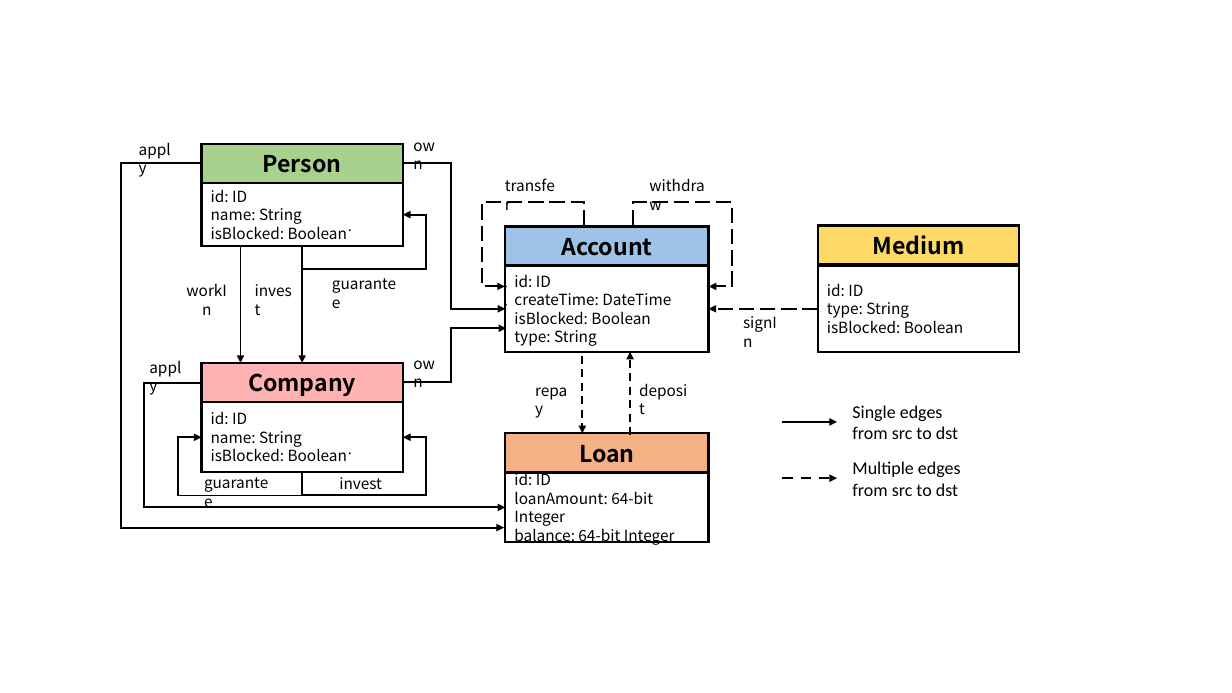
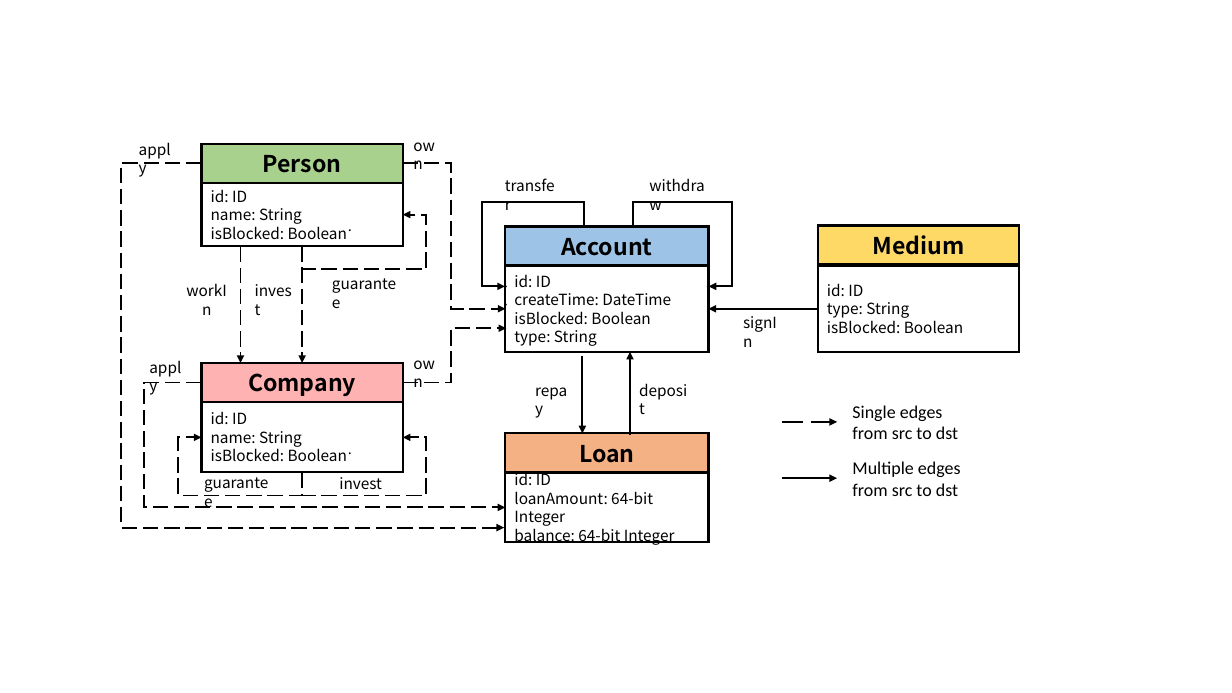
Before and after one commit to ldbc/ldbc_finbench_docs, a slide deck: slide 1 of figures/schema.pptx. Drawn at 1232x693 pixels with LibreOffice and Linux fonts; fonts in the diff are those of the drawing. Boxes give left, top, right and bottom in pixels: in the first picture for what was removed or moved away, otherwise in the second. Text is boxed around its words. In the diff, an @@ line names an element or a change of style, - is before the commit and + after.

```diff
--- a/figures/schema.pptx
+++ b/figures/schema.pptx
@@ elbow arrow (201, 164) - (504, 528): stroke #000000 1.5 pt to #000000 1.5 pt dashed @@
@@ elbow arrow (403, 164) - (506, 309): stroke #000000 1.5 pt to #000000 1.5 pt dashed @@
@@ elbow arrow (584, 226) - (506, 287): stroke #000000 1.5 pt dashed to #000000 1.5 pt @@
@@ elbow arrow (633, 226) - (709, 287): stroke #000000 1.5 pt dashed to #000000 1.5 pt @@
@@ elbow arrow (302, 247) - (403, 214): stroke #000000 1.5 pt to #000000 1.5 pt dashed @@
@@ arrow (240, 247) - (240, 363): stroke #000000 1.5 pt to #000000 1.5 pt dashed @@
@@ arrow (302, 247) - (302, 363): stroke #000000 1.5 pt to #000000 1.5 pt dashed @@
@@ elbow arrow (403, 383) - (506, 328): stroke #000000 1.5 pt to #000000 1.5 pt dashed @@
@@ elbow arrow (818, 309) - (709, 309): stroke #000000 1.5 pt dashed to #000000 1.5 pt @@
@@ arrow (582, 356) - (582, 433): stroke #000000 1.5 pt dashed to #000000 1.5 pt @@
@@ arrow (630, 435) - (630, 352): stroke #000000 1.5 pt dashed to #000000 1.5 pt @@
@@ elbow arrow (201, 383) - (506, 507): stroke #000000 1.5 pt to #000000 1.5 pt dashed @@
@@ elbow arrow (302, 472) - (201, 437): stroke #000000 1.5 pt to #000000 1.5 pt dashed @@
@@ elbow arrow (302, 472) - (403, 437): stroke #000000 1.5 pt to #000000 1.5 pt dashed @@
@@ arrow (783, 422) - (837, 422): stroke #000000 2 pt to #000000 2 pt dashed @@
@@ arrow (783, 478) - (837, 478): stroke #000000 2 pt dashed to #000000 2 pt @@
```
Also in this commit, not shown: 1 other slide changed, 40 other files.
